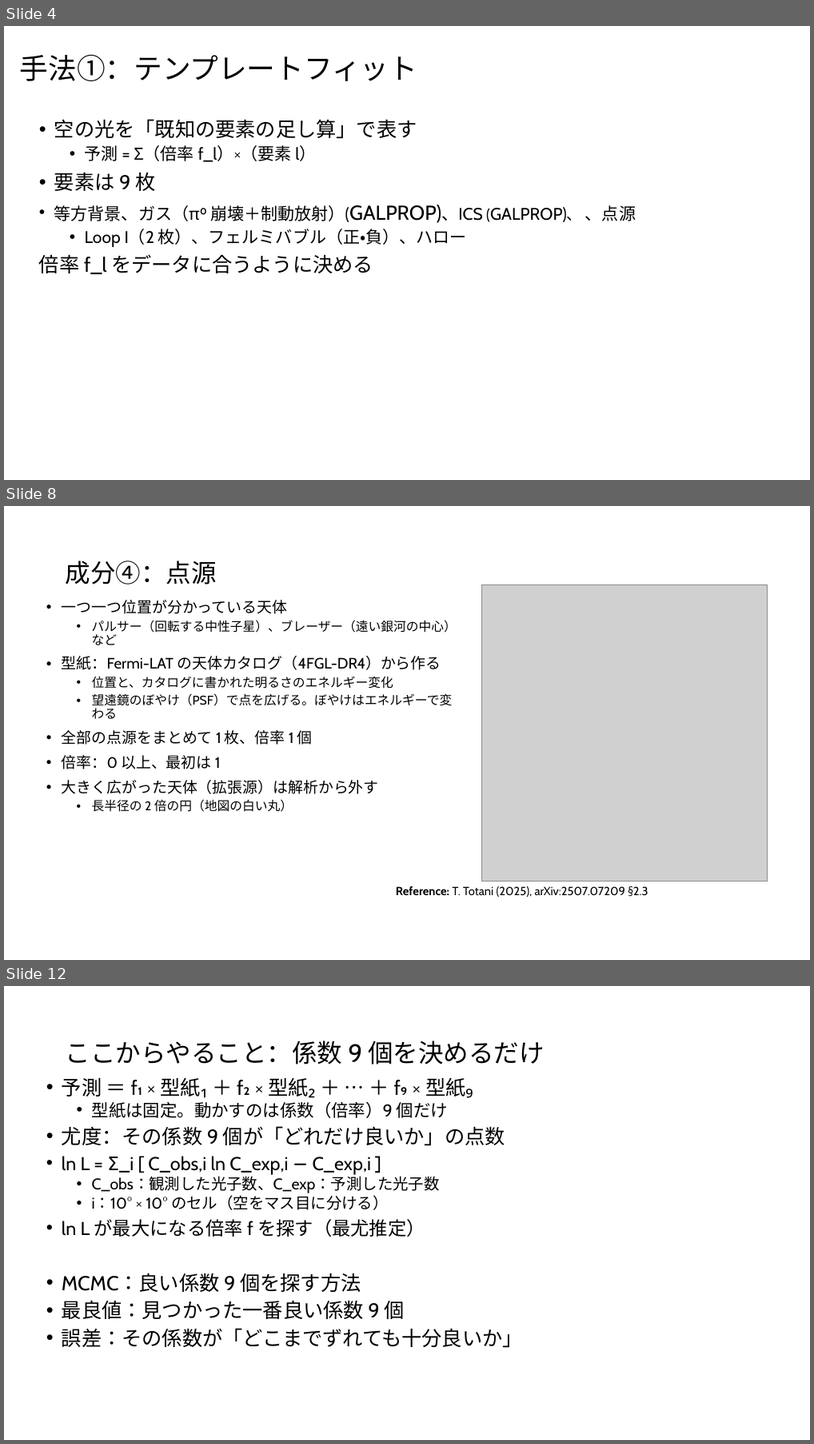
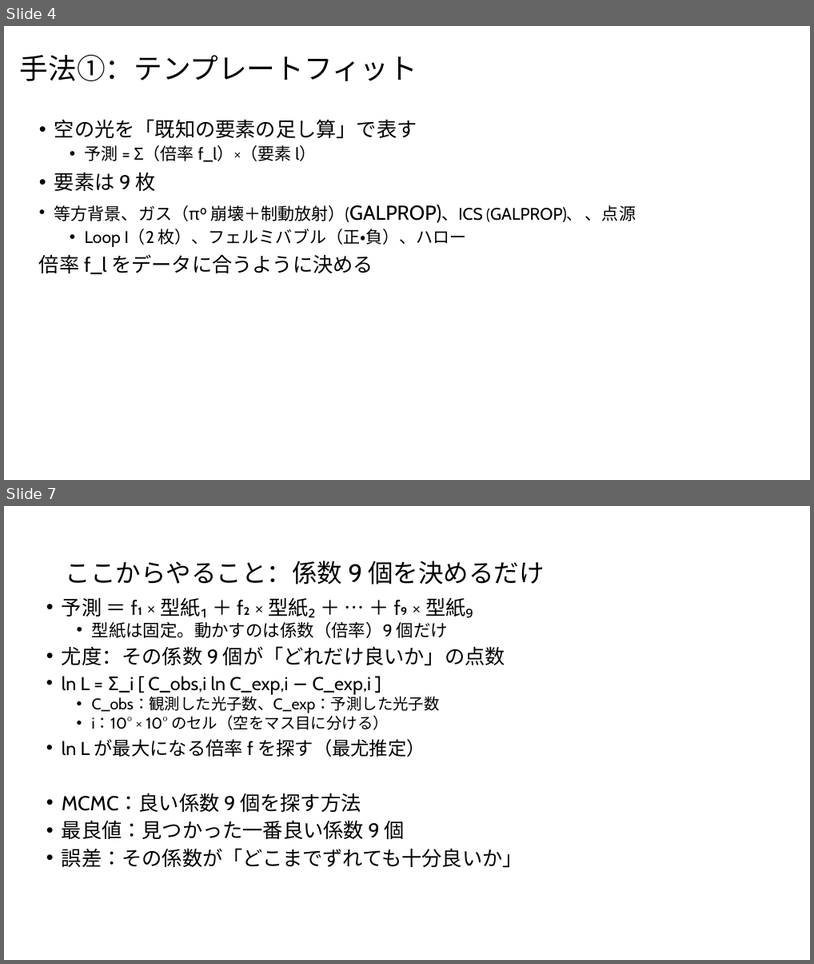
Before and after one commit to Mikann20041029/darkmatter-slides, a slide deck: slides/2026-10-03_研究進捗報告_claude.pptx. Shown one above the other, each under a label of ours: slides 4, 8 and 12 before the commit, slides 4 and 7 after it; the slides between them are not shown. The pictures are 814x1444 and 814x964 pixels, drawn with LibreOffice and Linux fonts; fonts in the diff are those of the drawing; grey boxes stand for pictures. Boxes give left, top, right and bottom in pixels: in the first picture for what was removed or moved away, otherwise in the second. Text is boxed around its words. In the diff, an @@ line names an element or a change of style, - is before the commit and + after.

```diff
--- a/slides/2026-10-03_研究進捗報告_claude.pptx
+++ b/slides/2026-10-03_研究進捗報告_claude.pptx
@@ slide 8 removed at box(4, 506, 810, 960), background #FFFFFF @@
@@ title removed at box(66, 560, 217, 584) @@
-成分④：点源
@@ text removed at box(62, 600, 457, 812) @@
-• 一つ一つ位置が分かっている天体
-  • パルサー（回転する中性子星）、ブレーザー（遠い銀河の中心）など
-• 型紙：Fermi-LAT の天体カタログ（4FGL-DR4）から作る
-  • 位置と、カタログに書かれた明るさのエネルギー変化
-  • 望遠鏡のぼやけ（PSF）で点を広げる。ぼやけはエネルギーで変わる
-• 全部の点源をまとめて 1 枚、倍率 1 個
-• 倍率：0 以上、最初は 1
-• 大きく広がった天体（拡張源）は解析から外す
-  • 長半径の 2 倍の円（地図の白い丸）
@@ picture removed at box(482, 584, 767, 881) @@
@@ text removed at box(396, 886, 648, 896) @@
-Reference: T. Totani (2025), arXiv:2507.07209 §2.3
@@ what was slide 12 is now slide 7 @@
```
Also in this commit, not shown: 10 slides changed, 1 slide added, 5 other slides removed.
